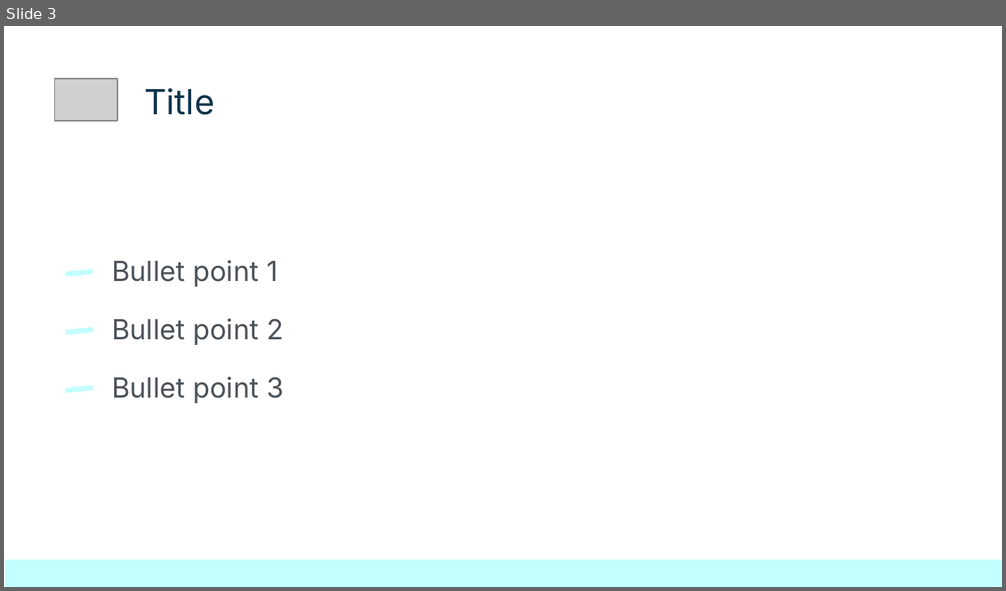
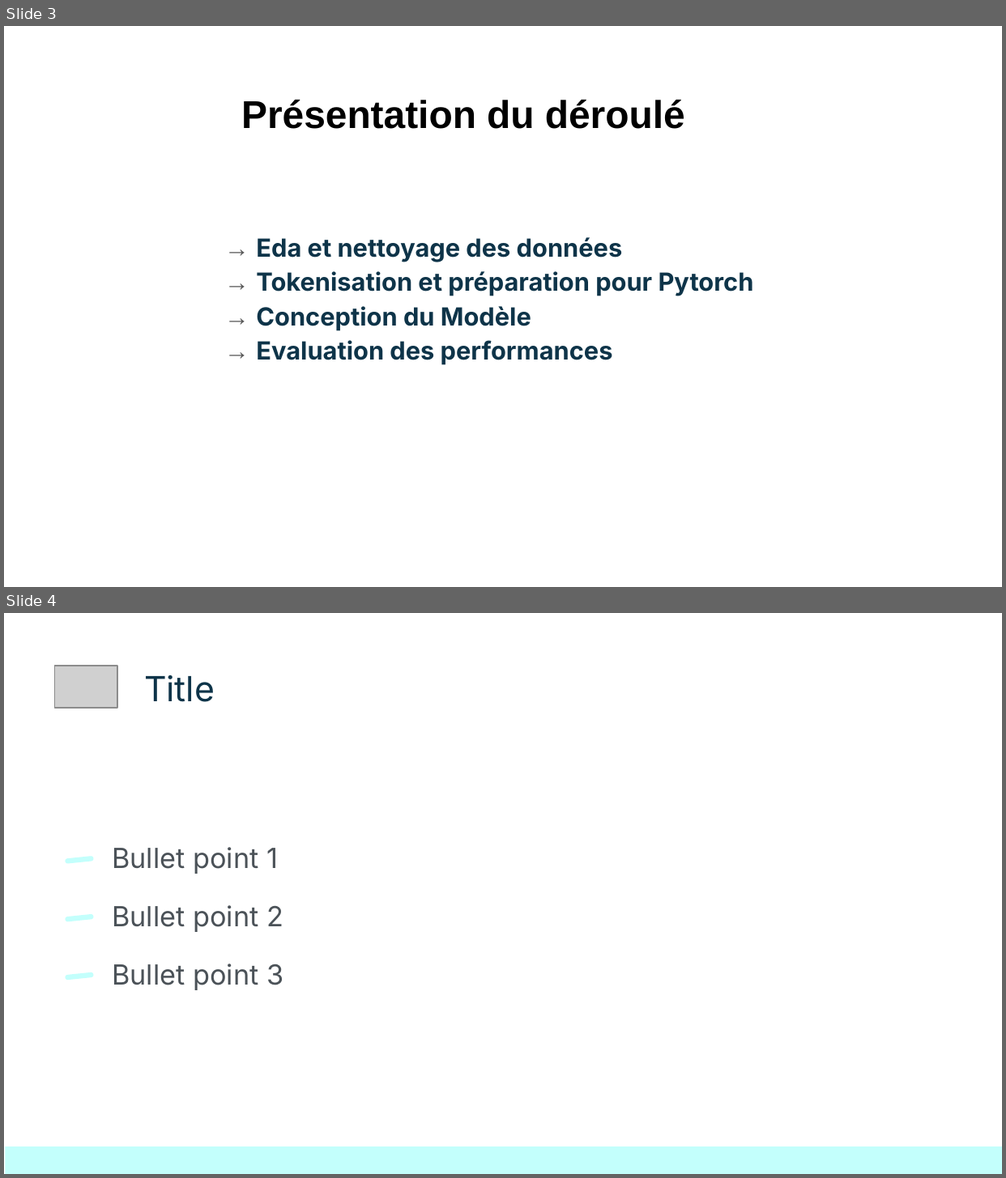
Before and after one commit to Nath-data13/DSFS_certif_2025, a slide deck: Bloc1/bloc1_kayak.pptx. Shown one above the other, each under a label of ours: slide 3 before the commit, slides 3 and 4 after it. The pictures are 1006x591 and 1006x1178 pixels, drawn with LibreOffice and Linux fonts; fonts in the diff are those of the drawing; grey boxes stand for pictures. Boxes give left, top, right and bottom in pixels: in the first picture for what was removed or moved away, otherwise in the second. Text is boxed around its words. In the diff, an @@ line names an element or a change of style, - is before the commit and + after.

```diff
--- a/Bloc1/bloc1_kayak.pptx
+++ b/Bloc1/bloc1_kayak.pptx
@@ slide 3 added at bbox=[4, 26, 1002, 587], background #FFFFFF @@
@@ title added at bbox=[241, 100, 685, 129], 28 pt, text #000000, bold @@
+Présentation du déroulé
@@ text added at bbox=[256, 237, 754, 365], 18 pt, text #0E3449, bold @@
+→ Eda et nettoyage des données
+→ Tokenisation et préparation pour Pytorch
+→ Conception du Modèle
+→ Evaluation des performances
@@ what was slide 3 is now slide 4 @@
```
Also in this commit, not shown: 1 slide changed, 1 other slide added, 1 slide removed, 44 other files.
